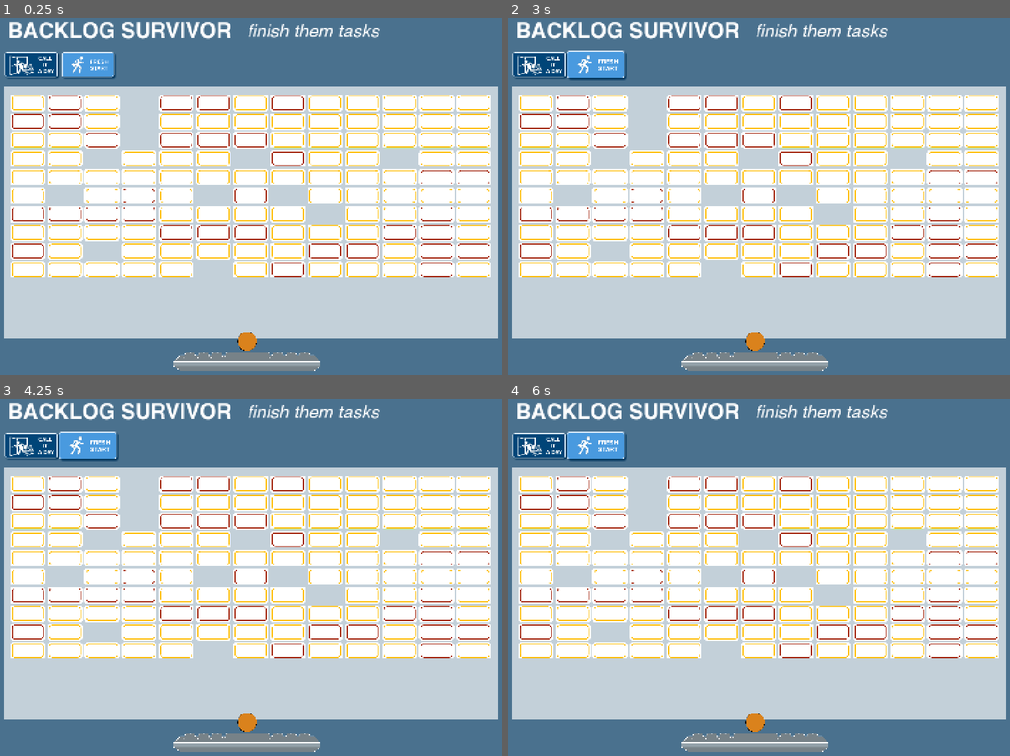
Above: before the commit, frames 1-4 (two rows, left to right).
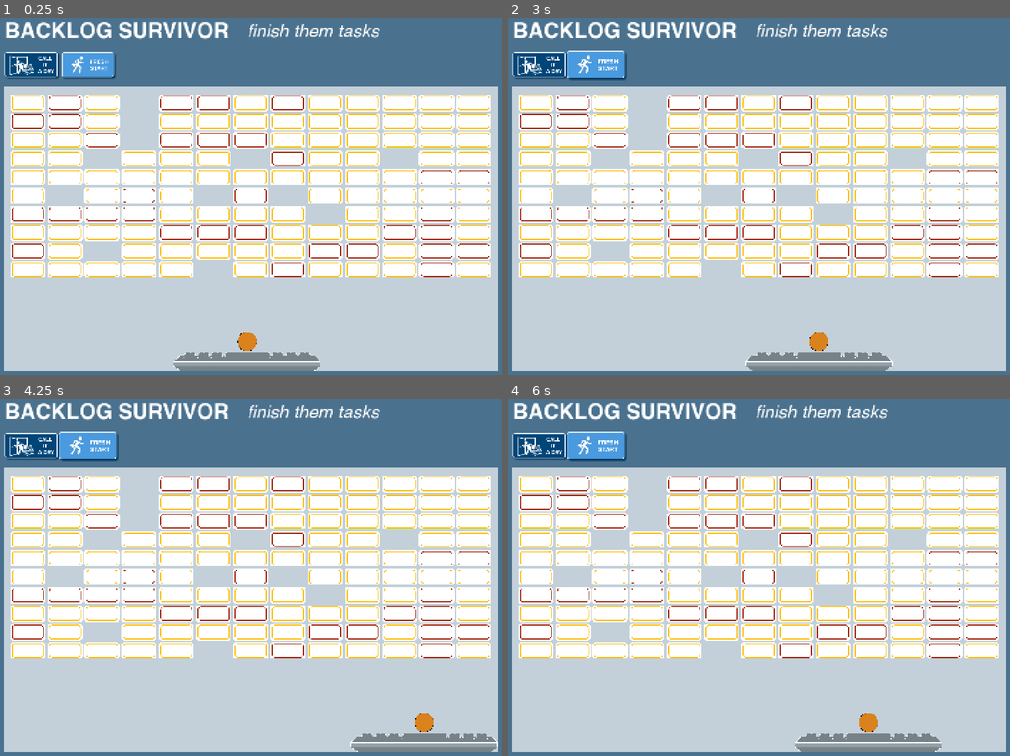
Above: after the commit, the same moments.

Repository: grkovalev/office-game
Game: Godot game, scene res://backlogarkanoid.tscn
Same seed, same stepped clock (60 frames per second), same inputs: the game is played once before the commit and once after it. This scene is started directly instead of the project's main scene.
Inputs (mouse positions are in pixels of both pictures, inside the frame that each line leads up to):
- Up to frame 1 (0.25 s): no input
- Up to frame 2 (3 s): click (598, 67) at 0.5 s; click (598, 67) at 1.25 s; click (598, 67) at 2 s; tap Enter at 2.75 s; move the mouse to (869, 175) at 2.77 s; hold Right (ui_right) from 2.78 s (still down); tap R at 2.85 s; click (869, 175) at 2.92 s
- Up to frame 3 (4.25 s): tap Space at 3.02 s; release Right (ui_right) at 3.5 s; drag from (140, 595) to (220, 652) at 3.52 s
- Up to frame 4 (6 s): tap Space at 4.25, 5.75 s; move the mouse to (804, 488) at 4.27 s; hold Right (ui_right) 4.28-5 s; tap R at 4.35, 5.85 s; tap Enter at 5 s; drag from (728, 652) to (593, 516) at 5.02 s; move the mouse to (914, 631) at 5.77 s; hold Left (ui_left) from 5.78 s (still down)

The runs differ from the first frame. In frame 1, 8.9% of the frame differs, in the area x 0-100%, y 1-99%; in frame 2, 9.8%; in frame 3, 11%; in frame 4, 10%.

Commit message:
main game script base logic

Diff:
--- a/backlogarkanoid.tscn
+++ b/backlogarkanoid.tscn
@@ -1,5 +1,6 @@
 [gd_scene format=3 uid="uid://lrhho2uoixru"]
 
+[ext_resource type="Script" uid="uid://cwtdw3hukate3" path="res://main_backlogarkanoid.gd" id="1_7afv6"]
 [ext_resource type="FontFile" uid="uid://72opr2tj16ch" path="res://fonts/Helvetica-Bold.ttf" id="1_u1qfo"]
 [ext_resource type="FontFile" uid="uid://crhysmfg7mn73" path="res://fonts/Helvetica-Oblique.ttf" id="2_2qx1n"]
 [ext_resource type="Texture2D" uid="uid://njex5bdrw0jq" path="res://ui_buttons/backlogarkanoid/ui_backlogarkanoid/keyboard_def.png" id="3_2qx1n"]
@@ -35,6 +36,7 @@
 region = Rect2(16, 111, 155, 77)
 
 [node name="main_backlogarkanoid" type="Node2D" unique_id=1372382565]
+script = ExtResource("1_7afv6")
 
 [node name="bg" type="Node2D" parent="." unique_id=330567833]
 
@@ -47,11 +49,11 @@
 offset_left = 72.0
 offset_top = 248.0
 offset_right = 1464.0
-offset_bottom = 960.0
+offset_bottom = 1050.0
 texture = SubResource("GradientTexture2D_djpl0")
 
 [node name="title" type="Label" parent="bg" unique_id=1727008019]
-offset_left = 80.0
+offset_left = 72.0
 offset_top = 62.0
 offset_right = 756.0
 offset_bottom = 131.0
--- /dev/null
+++ b/main_backlogarkanoid.gd
@@ -0,0 +1,148 @@
+extends Node2D
+
+const PADDLE_SPEED := 900.0
+const BALL_SPEED := 900.0
+const MAX_PADDLE_BOUNCE_ANGLE := deg_to_rad(60.0) # from straight up
+
+@onready var paddle: CharacterBody2D = $player/playctrl/play_char
+@onready var paddle_coll: CollisionShape2D = $player/playctrl/play_char/play_coll
+
+@onready var ball: CharacterBody2D = $ball/ballctrl/ball_char
+@onready var ball_coll: CollisionShape2D = $ball/ballctrl/ball_char/ball_coll
+
+@onready var tiles: TextureRect = $bg/bg_tiles
+
+var paddle_half_width: float
+var paddle_half_height: float
+var ball_radius: float
+var bounds_rect: Rect2
+
+var ball_attached := true
+var ball_dir := Vector2.UP
+
+func _ready() -> void:
+	# Sizes based on collision shapes & world scale
+	var paddle_shape := paddle_coll.shape as RectangleShape2D
+	paddle_half_width = 0.5 * paddle_shape.size.x * paddle_coll.global_scale.x
+	paddle_half_height = 0.5 * paddle_shape.size.y * paddle_coll.global_scale.y
+
+	var ball_shape := ball_coll.shape as CircleShape2D
+	ball_radius = ball_shape.radius * ball_coll.global_scale.x
+
+	# Rectangle the ball must stay inside, in global coordinates
+	var r := tiles.get_global_rect()
+	bounds_rect = Rect2(r.position, r.size)
+
+	# Put ball on top of paddle initially
+	_stick_ball_to_paddle()
+
+func _physics_process(delta: float) -> void:
+	_update_paddle(delta)
+	_update_ball(delta)
+
+func _update_paddle(delta: float) -> void:
+	var move_dir := 0.0
+
+	# Arrows
+	if Input.is_action_pressed("ui_left"):
+		move_dir -= 1.0
+	if Input.is_action_pressed("ui_right"):
+		move_dir += 1.0
+
+	# WASD
+	if Input.is_action_pressed("move_left"):
+		move_dir -= 1.0
+	if Input.is_action_pressed("move_right"):
+		move_dir += 1.0
+
+	paddle.velocity.x = move_dir * PADDLE_SPEED
+	paddle.velocity.y = 0.0
+	paddle.move_and_slide()
+
+	# Clamp paddle inside bg_tiles horizontally
+	var p := paddle.global_position
+	var left_limit := bounds_rect.position.x + paddle_half_width
+	var right_limit := bounds_rect.position.x + bounds_rect.size.x - paddle_half_width
+	p.x = clamp(p.x, left_limit, right_limit)
+	paddle.global_position = p
+
+	# While attached, keep the ball riding on the paddle
+	if ball_attached:
+		_stick_ball_to_paddle()
+
+		# Launch with Up or W
+		if Input.is_action_just_pressed("ui_up") or Input.is_action_just_pressed("move_up"):
+			ball_attached = false
+			ball_dir = Vector2.UP
+			ball.velocity = ball_dir * BALL_SPEED
+
+func _update_ball(delta: float) -> void:
+	if ball_attached:
+		return
+
+	# Move the ball and process collisions from physics
+	ball.velocity = ball_dir * BALL_SPEED
+	ball.move_and_slide()
+
+	# Reflect on physics bodies (e.g. paddle, bricks if you add them)
+	var slide_count := ball.get_slide_collision_count()
+	for i in range(slide_count):
+		var col := ball.get_slide_collision(i)
+		var normal := col.get_normal()
+
+		# Default: simple reflection
+		ball_dir = ball_dir.bounce(normal).normalized()
+
+		# If we hit the paddle, adjust angle depending on where we hit
+		if col.get_collider() == paddle:
+			_handle_paddle_bounce()
+
+	# Manual walls using bg_tiles rectangle
+	_handle_bounds_bounce()
+
+	# Keep velocity updated from direction
+	ball.velocity = ball_dir * BALL_SPEED
+
+func _stick_ball_to_paddle() -> void:
+	var p := paddle.global_position
+	var b := ball.global_position
+	b.x = p.x
+	b.y = p.y - paddle_half_height - ball_radius - 2.0
+	ball.global_position = b
+	ball.velocity = Vector2.ZERO
+	ball_dir = Vector2.UP
+
+func _handle_paddle_bounce() -> void:
+	# Where on the paddle did we hit? -1 = far left, 0 = center, +1 = far right
+	var diff_x := (ball.global_position.x - paddle.global_position.x) / paddle_half_width
+	diff_x = clamp(diff_x, -1.0, 1.0)
+
+	# Convert to an angle from straight up
+	var angle_from_up := diff_x * MAX_PADDLE_BOUNCE_ANGLE
+	# Straight up is (0, -1). Rotate left/right around that.
+	var dir := Vector2(sin(angle_from_up), -cos(angle_from_up))
+
+	ball_dir = dir.normalized()
+
+func _handle_bounds_bounce() -> void:
+	var pos := ball.global_position
+
+	# Left / right walls
+	if pos.x - ball_radius < bounds_rect.position.x:
+		pos.x = bounds_rect.position.x + ball_radius
+		ball_dir.x = abs(ball_dir.x)
+	elif pos.x + ball_radius > bounds_rect.position.x + bounds_rect.size.x:
+		pos.x = bounds_rect.position.x + bounds_rect.size.x - ball_radius
+		ball_dir.x = -abs(ball_dir.x)
+
+	# Top / bottom walls
+	if pos.y - ball_radius < bounds_rect.position.y:
+		pos.y = bounds_rect.position.y + ball_radius
+		ball_dir.y = abs(ball_dir.y)
+	elif pos.y + ball_radius > bounds_rect.position.y + bounds_rect.size.y:
+		# Arkanoid usually lets you lose the ball here; for now we bounce.
+		pos.y = bounds_rect.position.y + bounds_rect.size.y - ball_radius
+		ball_dir.y = -abs(ball_dir.y)
+
+	ball.global_position = pos
+	ball_dir = ball_dir.normalized()
Not shown, added: main_backlogarkanoid.gd.uid
